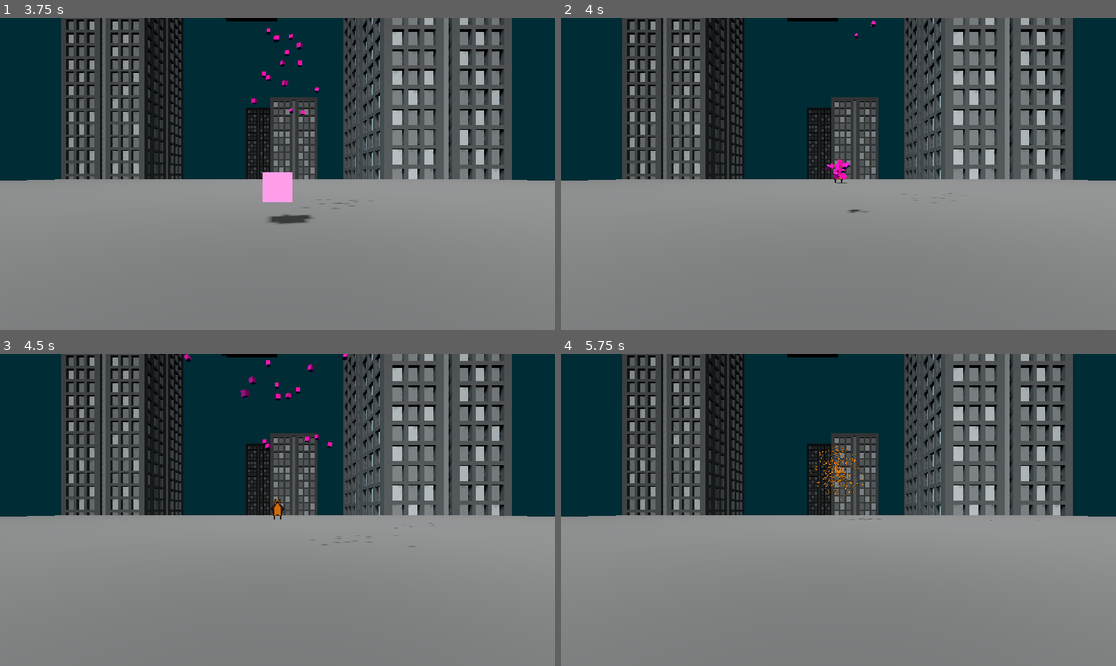
Above: before the commit, frames 1-4 (two rows, left to right).
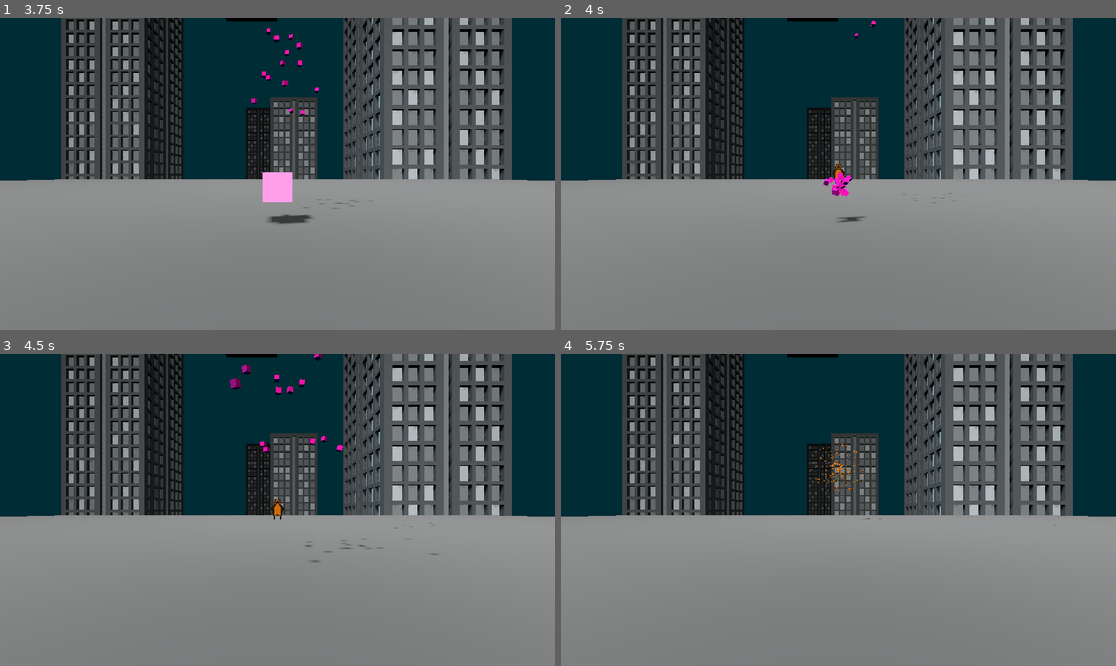
Above: after the commit, the same moments.

Repository: Majsek/Project_BC
Game: Godot game, scene res://scenes/world.tscn
Two runs of this game, one before a commit and one after it. Both use one fixed random seed, a clock stepped at 60 frames per second and the inputs below.
Inputs:
- Up to frame 1 (3.75 s): tap Enter (ui_accept) at 0.5, 0.77, 1.52, 3.02 s
- Up to frame 2 (4 s): tap Enter (ui_accept) at 3.77 s
- Up to frame 3 (4.5 s): no input
- Up to frame 4 (5.75 s): tap Enter (ui_accept) at 4.52 s

Frame 1 is identical in both runs. In frame 2, 0.4% of the frame differs, in the area x 47-56%, y 45-66%; in frame 3, 0.6%, in the area x 33-79%, y 0-67%; in frame 4, 0.3%.

Commit message:
number of death particles fixed

Diff:
--- a/scripts/enemy.gd
+++ b/scripts/enemy.gd
@@ -1,11 +1,11 @@
 extends CharacterBody3D
 
-var lives_ : int = 100
+var lives_ :int = 100
 const HIT_PARTICLE = preload("res://scenes/hit_particle.tscn")
 
-@export var follow_player_ : bool = true
-@export var is_start_cube_ : bool = false
-var initial_color_ : Color
+@export var follow_player_ :bool = true
+@export var is_start_cube_ :bool = false
+var initial_color_ :Color
 var color_ : Color:
 	set(value):
 		if value.s < 0.4:
@@ -52,11 +52,10 @@
 func who() -> String:
 	return "enemy"
 
-func hit_by_projectile(projectile_color : Color) -> Array:
+func hit_by_projectile(projectile_color :Color, projectile_pos :Vector3) -> void:
 	var delta_color1 = abs(projectile_color.h - color_.h)
 	var delta_color2 = abs((projectile_color.h+1) - color_.h)
-
-	var dmg : int
+	var dmg :int
 
 	if (delta_color1 < 0.10) or (delta_color2  < 0.10):
 		dmg = 150
@@ -72,15 +71,16 @@
 	color_ = Color.from_hsv(color_.h,lives_/100.0,color_.v,color_.a)
 	if lives_ <= 0:
 		die(dmg)
-
-	return [dmg,initial_color_]
+	else:
+		var hit_particle : Node = HIT_PARTICLE.instantiate()
+		hit_particle.init(dmg, initial_color_, projectile_pos)
+		main_.add_child(hit_particle)
 
 func die(dmg) -> void:
 	follow_player_ = false
-	if dmg >= 100:
-		var hit_particle : Node = HIT_PARTICLE.instantiate()
-		hit_particle.init(dmg, initial_color_, position)
-		main_.add_child(hit_particle)
+	var hit_particle : Node = HIT_PARTICLE.instantiate()
+	hit_particle.init(dmg, initial_color_, position)
+	main_.add_child(hit_particle)
 	if is_start_cube_:
 		main_.running_ = true
 	self.queue_free()
--- a/scripts/projectile.gd
+++ b/scripts/projectile.gd
@@ -21,7 +21,7 @@
 	$OmniLight3D.set_color(color)
 	$CPUParticles3D.get_mesh().get_material().set_albedo(color)
 
-
+#decreases light of the projectile
 func decrease_light() -> void:
 	if $OmniLight3D.light_energy < 0.1:
 		$OmniLight3D.queue_free()
@@ -35,26 +35,11 @@
 	await get_tree().create_timer(0.1).timeout
 	decrease_light()
 
-
-
-
 #contact with enemy
 func _on_body_entered(body : Node) -> void:
 	if body is CharacterBody3D:
 		if body.who() == "enemy":
-#			print("-------------")
-#			print(body.color_.h)
-#			print(color_.h)
-#			print(color_.h - body.color_.h)
+#TEST
 #			if (abs(color_.h - body.color_.h) < 0.10) or (abs((color_.h+1) - body.color_.h)  < 0.10):
-
-#TOHLE HODIT ČISTĚ JEN DO ENEMY.GD
-			var info : Array = body.hit_by_projectile(color_)
-			var dmg_dealt : int = info[0]
-			var enemy_color : Color = info[1]
-
-			var hit_particle : Node = HIT_PARTICLE.instantiate()
-			hit_particle.init(dmg_dealt, enemy_color, position)
-			main_.add_child(hit_particle)
-
+			body.hit_by_projectile(color_, position)
 			self.queue_free()
